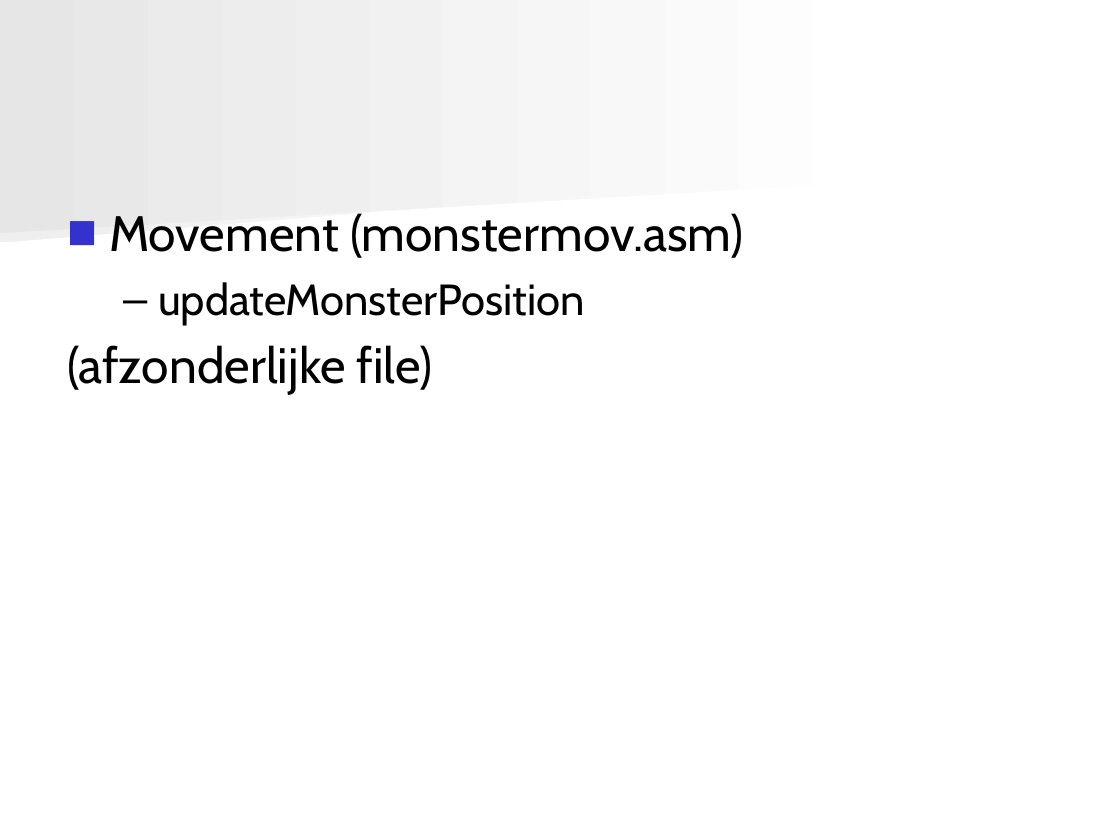
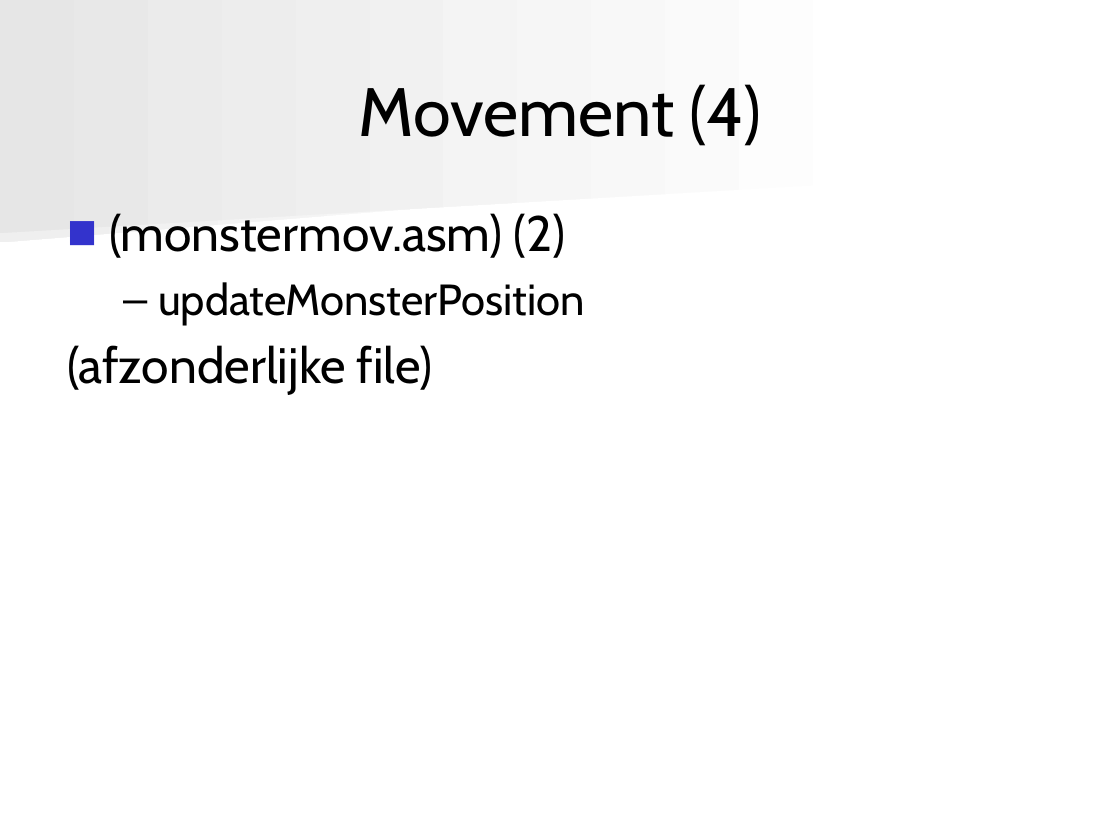
Before and after one commit to angryzor/space_invaders_8086, a slide deck: slide 38 of Presentatie.ppt (slide 36 before the commit). Drawn at 1120x840 pixels with LibreOffice and Linux fonts; fonts in the diff are those of the drawing. Boxes give left, top, right and bottom in pixels: in the first picture for what was removed or moved away, otherwise in the second. Text is boxed around its words. In the diff, an @@ line names an element or a change of style, - is before the commit and + after.

```diff
--- a/Presentatie.ppt
+++ b/Presentatie.ppt
@@ title added at (359,84,761,146), 44 pt, text #000000 @@
+Movement (4)
@@ text at (109,213,566,258): text changed @@
-■ Movement (monstermov.asm)
+■ (monstermov.asm) (2)
```
Also in this commit, not shown: 3 other slides changed, 8 slides added.
